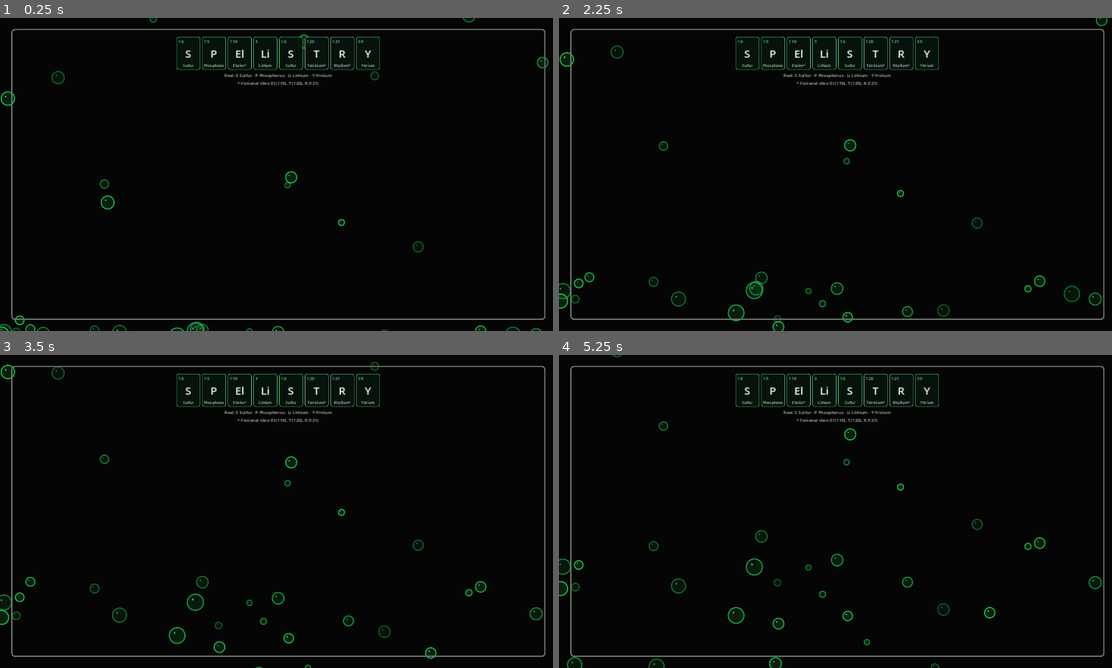
Above: before the commit, frames 1-4 (two rows, left to right).
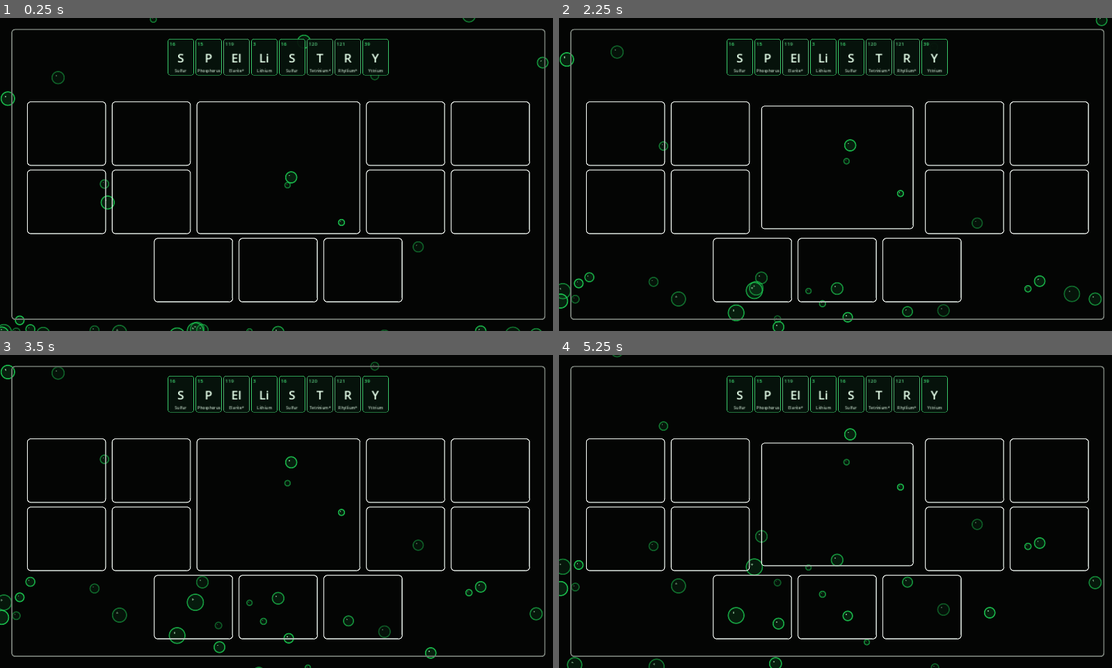
Above: after the commit, the same moments.

Repository: Caidenew/spellistry
Game: Godot game, scene res://scenes/home_screen.tscn
Same seed, same stepped clock (60 frames per second), same inputs: the game is played once before the commit and once after it.
Inputs (mouse positions are in pixels of both pictures, inside the frame that each line leads up to):
- Up to frame 1 (0.25 s): no input
- Up to frame 2 (2.25 s): move the mouse to (957, 158) at 0.52 s; move the mouse to (724, 190) at 1.27 s; move the mouse to (890, 105) at 2.02 s
- Up to frame 3 (3.5 s): move the mouse to (248, 574) at 2.77 s
- Up to frame 4 (5.25 s): move the mouse to (1006, 558) at 3.52 s; move the mouse to (669, 464) at 4.27 s; move the mouse to (863, 511) at 5.02 s

The runs differ from the first frame. In frame 1, 4.2% of the frame differs, in the area x 4-96%, y 6-91%; in frame 2, 4.2%; in frame 3, 4.1%; in frame 4, 4.2%.

Commit message:
Finalize Spellistry home screen grid
* Add home screen game grid

* Simplify and enlarge periodic table title

* Connect final home screen grid

Diff:
--- a/scenes/home_screen.tscn
+++ b/scenes/home_screen.tscn
@@ -1,7 +1,8 @@
-[gd_scene load_steps=4 format=3]
+[gd_scene load_steps=5 format=3]
 
 [ext_resource type="Script" path="res://scripts/bubble_field.gd" id="1_bubbles"]
 [ext_resource type="Script" path="res://scripts/periodic_title.gd" id="2_title"]
+[ext_resource type="Script" path="res://scripts/game_grid.gd" id="3_game_grid"]
 
 [sub_resource type="StyleBoxFlat" id="StyleBoxFlat_frame"]
 bg_color = Color(0, 0, 0, 0)
@@ -58,7 +59,19 @@
 offset_left = -310.0
 offset_top = 43.0
 offset_right = 310.0
-offset_bottom = 156.0
+offset_bottom = 138.0
 grow_horizontal = 2
 mouse_filter = 2
 script = ExtResource("2_title")
+
+[node name="GameGrid" type="Control" parent="."]
+layout_mode = 1
+anchors_preset = 15
+anchor_left = 0.045
+anchor_top = 0.235
+anchor_right = 0.955
+anchor_bottom = 0.94
+grow_horizontal = 2
+grow_vertical = 2
+mouse_filter = 2
+script = ExtResource("3_game_grid")
--- /dev/null
+++ b/scripts/game_grid.gd
@@ -0,0 +1,156 @@
+extends Control
+
+const COLUMNS: int = 6
+const ROWS: int = 3
+const TILE_WIDTH_RATIO: float = 1.08
+const TILE_HEIGHT_RATIO: float = 0.88
+const HOVER_SCALE: float = 0.93
+const HOVER_DURATION: float = 0.12
+
+
+class BeveledGameSlot extends Control:
+	var outline_style: StyleBoxFlat
+	var hover_tween: Tween
+
+	func _ready() -> void:
+		mouse_filter = Control.MOUSE_FILTER_STOP
+
+		outline_style = StyleBoxFlat.new()
+		outline_style.bg_color = Color(0.0, 0.0, 0.0, 0.0)
+		outline_style.border_color = Color(0.96, 0.98, 0.96, 1.0)
+		outline_style.set_border_width_all(2)
+		outline_style.set_corner_radius_all(8)
+
+		mouse_entered.connect(_on_mouse_entered)
+		mouse_exited.connect(_on_mouse_exited)
+		resized.connect(_update_pivot)
+		_update_pivot()
+
+	func _draw() -> void:
+		if size.x < 4.0 or size.y < 4.0 or outline_style == null:
+			return
+
+		draw_style_box(outline_style, Rect2(Vector2.ZERO, size))
+
+		var right := size.x - 1.5
+		var bottom := size.y - 1.5
+		var horizontal_inset := minf(9.0, size.x * 0.2)
+		var vertical_inset := minf(9.0, size.y * 0.2)
+		draw_line(
+			Vector2(horizontal_inset, bottom),
+			Vector2(right - horizontal_inset, bottom),
+			Color(0.66, 0.69, 0.67, 1.0),
+			1.0,
+			true
+		)
+		draw_line(
+			Vector2(right, vertical_inset),
+			Vector2(right, bottom - vertical_inset),
+			Color(0.66, 0.69, 0.67, 1.0),
+			1.0,
+			true
+		)
+
+	func _on_mouse_entered() -> void:
+		_animate_scale(Vector2(HOVER_SCALE, HOVER_SCALE))
+
+	func _on_mouse_exited() -> void:
+		_animate_scale(Vector2.ONE)
+
+	func _animate_scale(target: Vector2) -> void:
+		if hover_tween != null and hover_tween.is_running():
+			hover_tween.kill()
+
+		hover_tween = create_tween()
+		hover_tween.set_trans(Tween.TRANS_CUBIC).set_ease(Tween.EASE_OUT)
+		hover_tween.tween_property(self, "scale", target, HOVER_DURATION)
+
+	func _update_pivot() -> void:
+		pivot_offset = size / 2.0
+
+
+var slots: Array[BeveledGameSlot] = []
+var merged_slot: BeveledGameSlot
+
+
+func _ready() -> void:
+	mouse_filter = Control.MOUSE_FILTER_IGNORE
+	_build_slots()
+	resized.connect(_layout_grid)
+	call_deferred("_layout_grid")
+
+
+func _build_slots() -> void:
+	# Leave the center 2-by-2 area for one larger combined slot.
+	for row in range(2):
+		for column in range(COLUMNS):
+			if column == 2 or column == 3:
+				continue
+
+			var slot := BeveledGameSlot.new()
+			slots.append(slot)
+			add_child(slot)
+
+	merged_slot = BeveledGameSlot.new()
+	add_child(merged_slot)
+
+	# Three bottom slots stay centered in the wider six-column layout.
+	for _index in range(3):
+		var slot := BeveledGameSlot.new()
+		slots.append(slot)
+		add_child(slot)
+
+
+func _layout_grid() -> void:
+	var horizontal_gap := int(clampf(size.x * 0.012, 8.0, 16.0))
+	var vertical_gap := int(clampf(size.y * 0.018, 8.0, 14.0))
+	var base_side := floori(minf(
+		(size.x - horizontal_gap * (COLUMNS - 1)) / (COLUMNS * TILE_WIDTH_RATIO),
+		(size.y - vertical_gap * (ROWS - 1)) / (ROWS * TILE_HEIGHT_RATIO)
+	))
+	base_side = maxi(base_side, 1)
+	var tile_width := floori(base_side * TILE_WIDTH_RATIO)
+	var tile_height := floori(base_side * TILE_HEIGHT_RATIO)
+	var pitch := Vector2(tile_width + horizontal_gap, tile_height + vertical_gap)
+	var grid_size := Vector2(
+		COLUMNS * tile_width + (COLUMNS - 1) * horizontal_gap,
+		ROWS * tile_height + (ROWS - 1) * vertical_gap
+	)
+	var grid_origin := (size - grid_size) / 2.0
+
+	var slot_index := 0
+	for row in range(2):
+		for column in range(COLUMNS):
+			if column == 2 or column == 3:
+				continue
+
+			_place_slot(
+				slots[slot_index],
+				grid_origin + Vector2(column * pitch.x, row * pitch.y),
+				Vector2(tile_width, tile_height)
+			)
+			slot_index += 1
+
+	var merged_size := Vector2(2 * tile_width + horizontal_gap, 2 * tile_height + vertical_gap)
+	_place_slot(
+		merged_slot,
+		grid_origin + Vector2(2 * pitch.x, 0.0),
+		merged_size
+	)
+
+	var bottom_width := 3 * tile_width + 2 * horizontal_gap
+	var bottom_x := grid_origin.x + (grid_size.x - bottom_width) / 2.0
+	for index in range(3):
+		_place_slot(
+			slots[slot_index],
+			Vector2(bottom_x + index * pitch.x, grid_origin.y + 2 * pitch.y),
+			Vector2(tile_width, tile_height)
+		)
+		slot_index += 1
+
+
+func _place_slot(slot: BeveledGameSlot, slot_position: Vector2, slot_size: Vector2) -> void:
+	slot.position = slot_position
+	slot.size = slot_size
+	slot.pivot_offset = slot_size / 2.0
+	slot.queue_redraw()
--- a/scripts/periodic_title.gd
+++ b/scripts/periodic_title.gd
@@ -24,20 +24,13 @@
 	for tile_data in TILE_DATA:
 		tile_row.add_child(_make_tile(tile_data))
 
-	var legend := Label.new()
-	legend.text = "Real: S Sulfur · P Phosphorus · Li Lithium · Y Yttrium\n* Fictional tiles: El (119), T (120), R (121)"
-	legend.horizontal_alignment = HORIZONTAL_ALIGNMENT_CENTER
-	legend.add_theme_font_size_override("font_size", 10)
-	legend.modulate = Color(0.72, 0.78, 0.73, 1.0)
-	add_child(legend)
-
 
 func _make_tile(tile_data: Dictionary) -> PanelContainer:
 	var is_real: bool = tile_data["real"]
-	var accent := Color(0.25, 0.88, 0.46, 1.0) if is_real else Color(0.48, 0.78, 0.63, 1.0)
+	var accent := Color(0.25, 0.88, 0.46, 1.0) if is_real else Color(0.34, 0.78, 0.49, 1.0)
 
 	var tile := PanelContainer.new()
-	tile.custom_minimum_size = Vector2(55, 76)
+	tile.custom_minimum_size = Vector2(60, 84)
 	tile.tooltip_text = "%s — %s (atomic number %s)" % [
 		tile_data["symbol"],
 		tile_data["name"].trim_suffix("*"),
@@ -61,7 +54,7 @@
 
 	var number := Label.new()
 	number.text = str(tile_data["number"])
-	number.add_theme_font_size_override("font_size", 10)
+	number.add_theme_font_size_override("font_size", 11)
 	number.modulate = accent
 	contents.add_child(number)
 
@@ -70,7 +63,7 @@
 	symbol.horizontal_alignment = HORIZONTAL_ALIGNMENT_CENTER
 	symbol.vertical_alignment = VERTICAL_ALIGNMENT_CENTER
 	symbol.size_flags_vertical = Control.SIZE_EXPAND_FILL
-	symbol.add_theme_font_size_override("font_size", 25)
+	symbol.add_theme_font_size_override("font_size", 28)
 	symbol.add_theme_color_override("font_color", Color(0.9, 1.0, 0.92, 1.0))
 	contents.add_child(symbol)
 
@@ -78,7 +71,7 @@
 	element_name.text = str(tile_data["name"])
 	element_name.horizontal_alignment = HORIZONTAL_ALIGNMENT_CENTER
 	element_name.clip_text = true
-	element_name.add_theme_font_size_override("font_size", 8)
+	element_name.add_theme_font_size_override("font_size", 9)
 	element_name.modulate = Color(0.76, 0.85, 0.78, 1.0)
 	contents.add_child(element_name)
 
